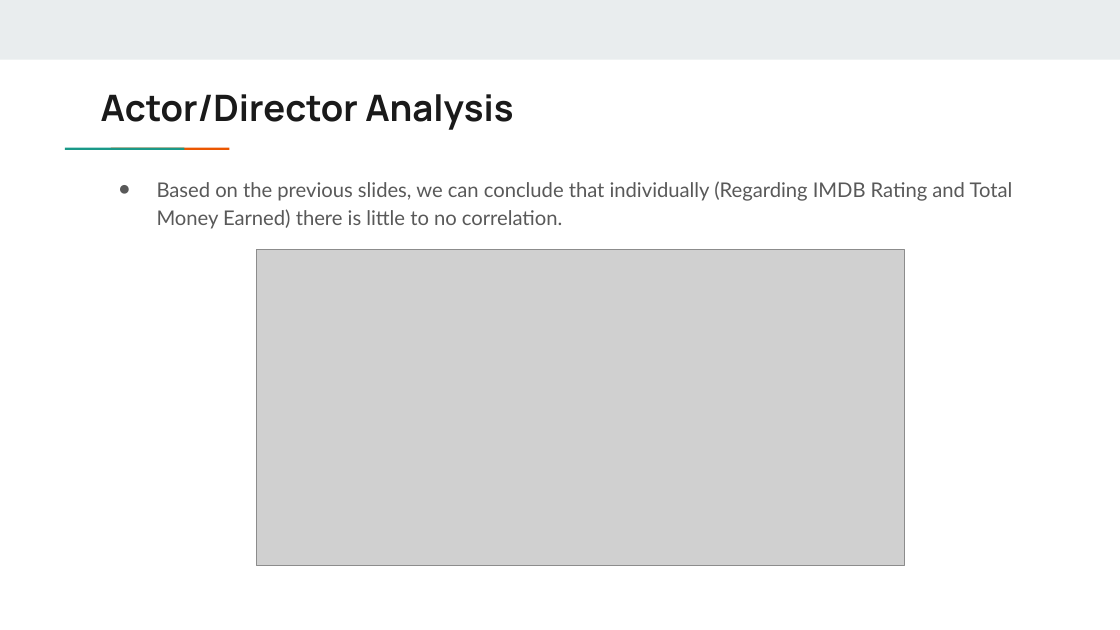
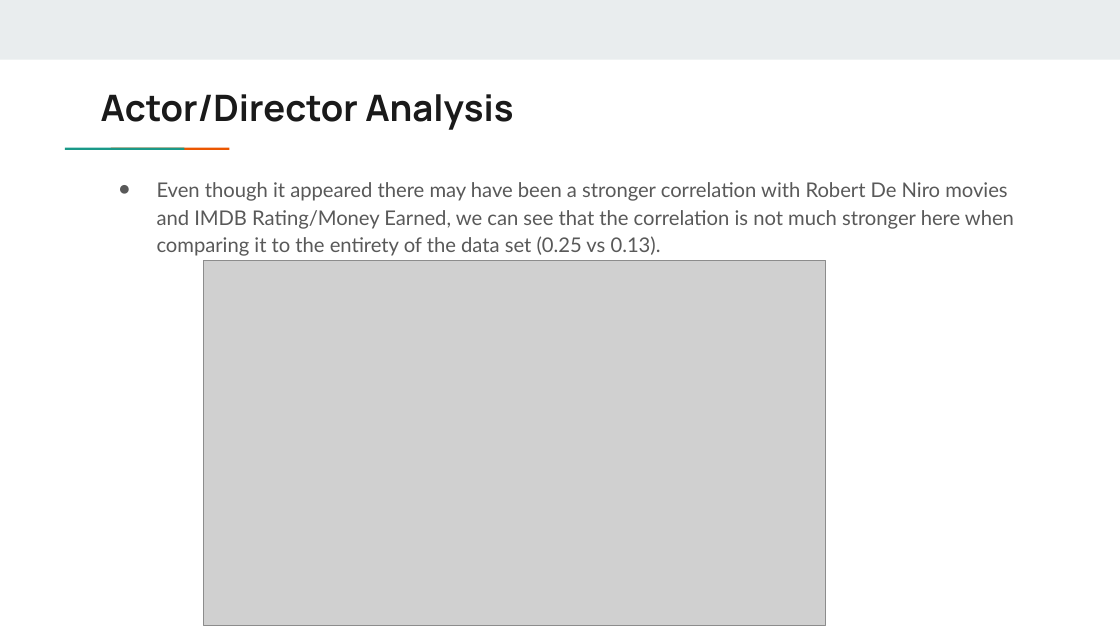
Before and after one commit to doka1331/Project_1, a slide deck: slide 18 of Project_1_Group_2_final.pptx (slide 17 before the commit). Drawn at 1120x630 pixels with LibreOffice and Linux fonts; fonts in the diff are those of the drawing; grey boxes stand for pictures. Boxes give left, top, right and bottom in pixels: in the first picture for what was removed or moved away, otherwise in the second. Text is boxed around its words. In the diff, an @@ line names an element or a change of style, - is before the commit and + after.

```diff
--- a/Project_1_Group_2_final.pptx
+++ b/Project_1_Group_2_final.pptx
@@ text at [157,182,1014,256]: text changed @@
-● Based on the previous slides, we can conclude that individually (Regarding IMDB Rating and Total Money Earned) there is little to no correlation.
+● Even though it appeared there may have been a stronger correlation with Robert De Niro movies and IMDB Rating/Money Earned, we can see that the correlation is not much stronger here when comparing it to the entirety of the data set (0.25 vs 0.13).
@@ picture: place and size @@
-picture at [256,250,904,566]
+picture at [204,260,825,625]
```
Also in this commit, not shown: 3 other slides changed, 1 slide removed.
